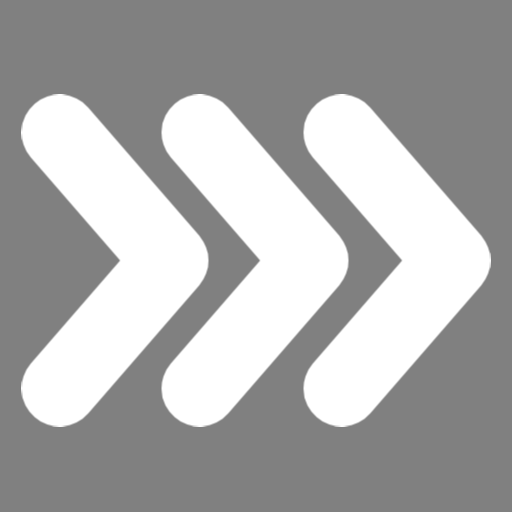
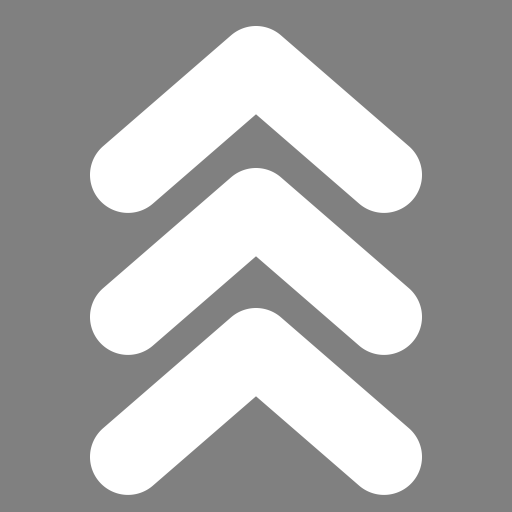
Revision of a layered w=512, h=512 image; what changed, layer by layer:
renamed "Color Fill 1 copy 2" to "Color Fill 1 copy", painted on it over [21,26,491,495]
